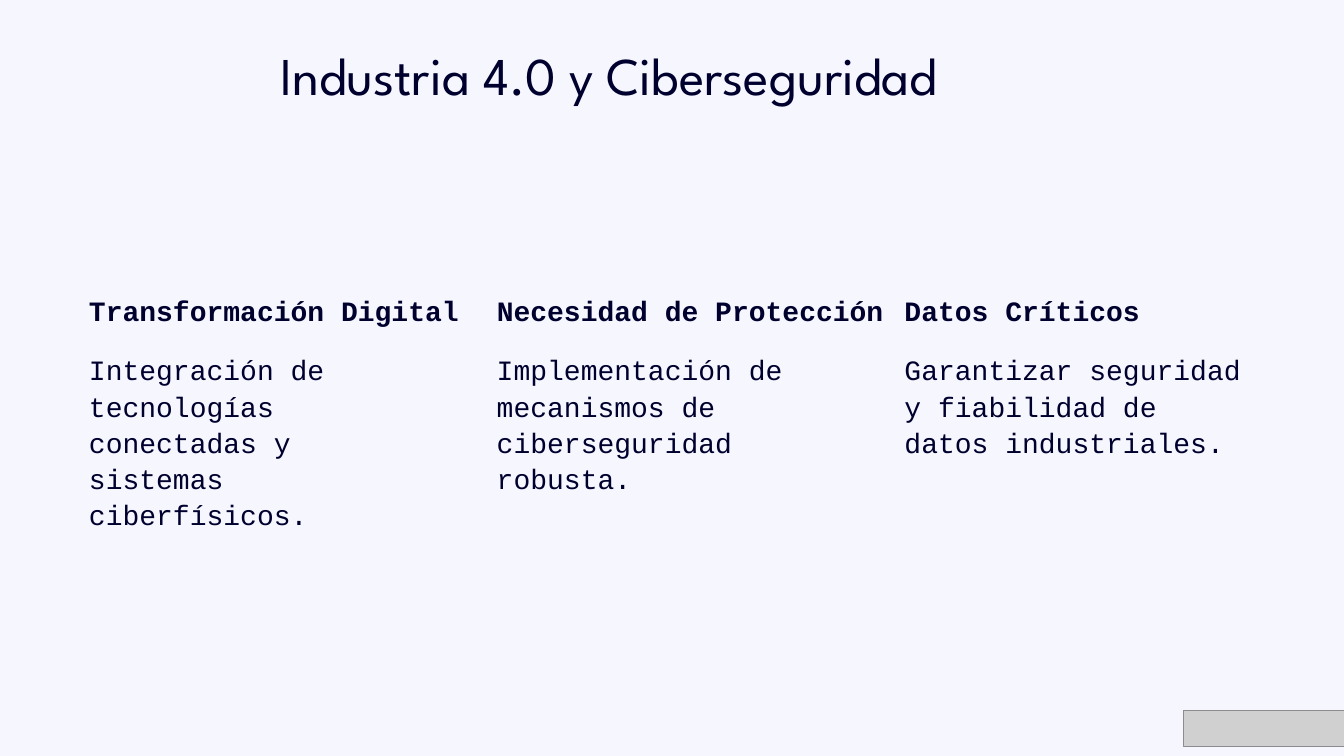
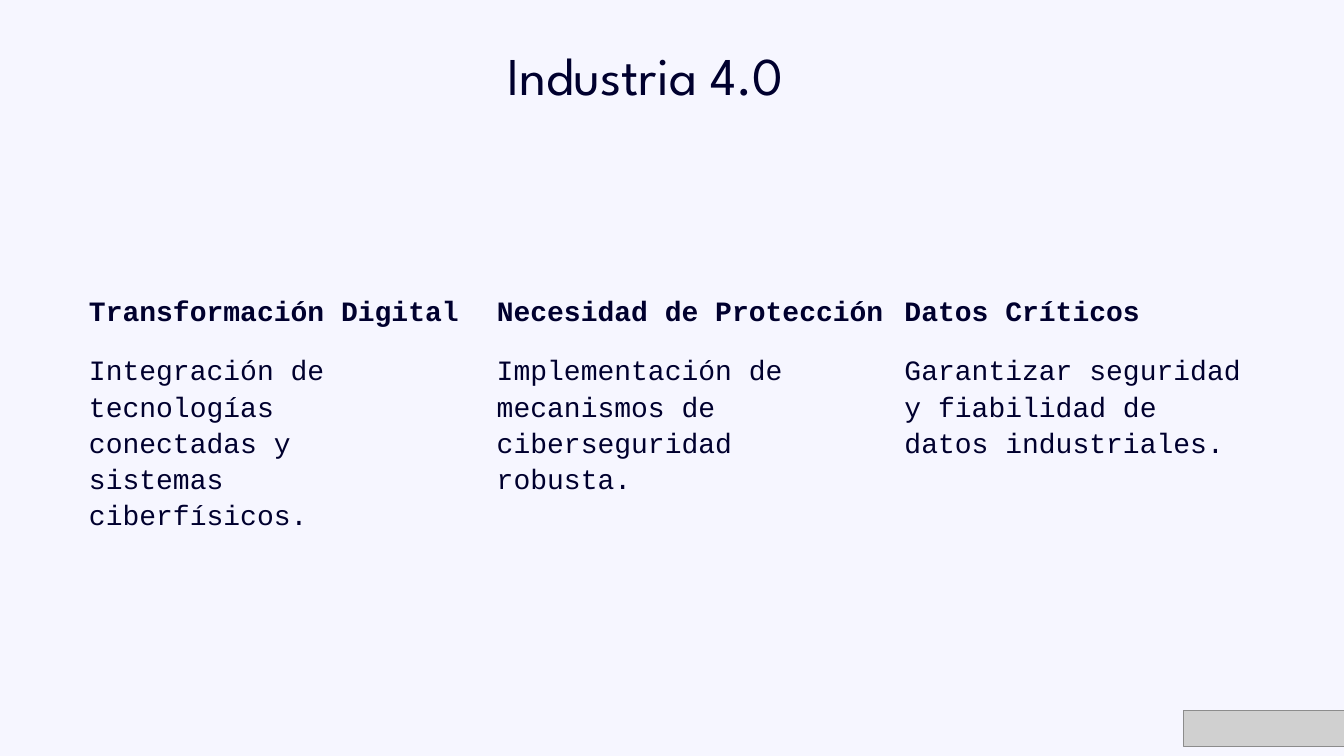
Before and after one commit to NeoUroboros/AnomalyDetection, a slide deck: slide 2 of Deteccion-de-Anomalias-en-Sistemas-IndustrialesTESIS.pptx. Drawn at 1344x756 pixels with LibreOffice and Linux fonts; fonts in the diff are those of the drawing; grey boxes stand for pictures; background and template pictures are left out. Boxes give left, top, right and bottom in pixels: in the first picture for what was removed or moved away, otherwise in the second. Text is boxed around its words. In the diff, an @@ line names an element or a change of style, - is before the commit and + after.

```diff
--- a/Deteccion-de-Anomalias-en-Sistemas-IndustrialesTESIS.pptx
+++ b/Deteccion-de-Anomalias-en-Sistemas-IndustrialesTESIS.pptx
@@ text at (507, 58, 783, 96): text changed @@
-Industria 4.0 y Ciberseguridad
+Industria 4.0
```
Also in this commit, not shown: 2 other slides changed, 5 slides added, 1 slide removed, 20 other files.
